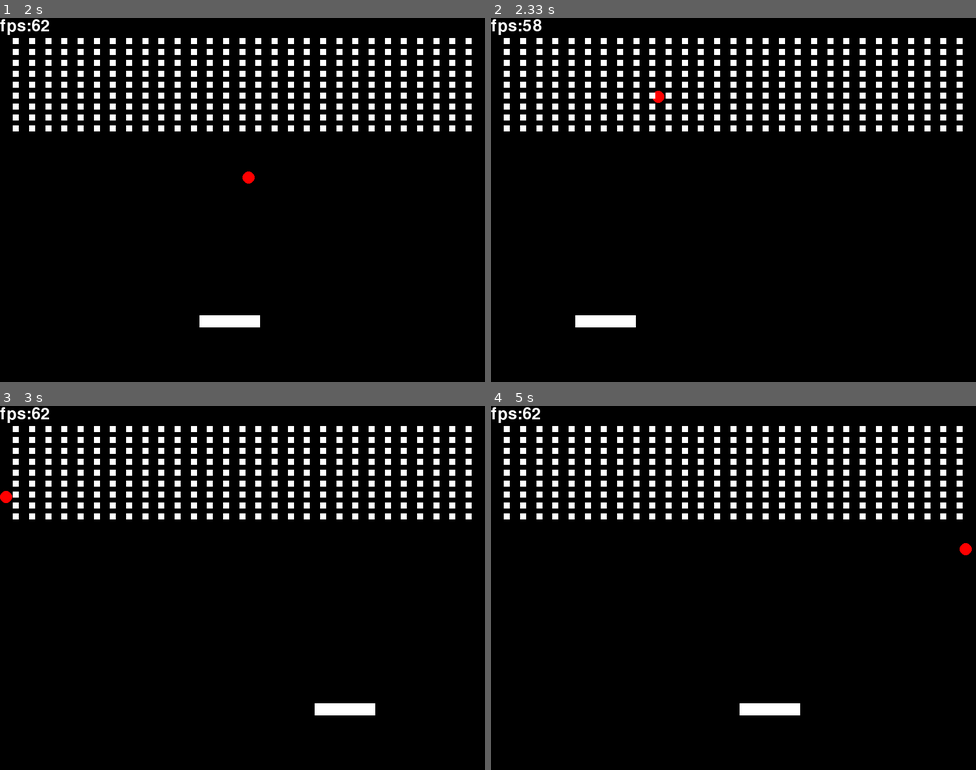
Above: before the commit, frames 1-4 (two rows, left to right).
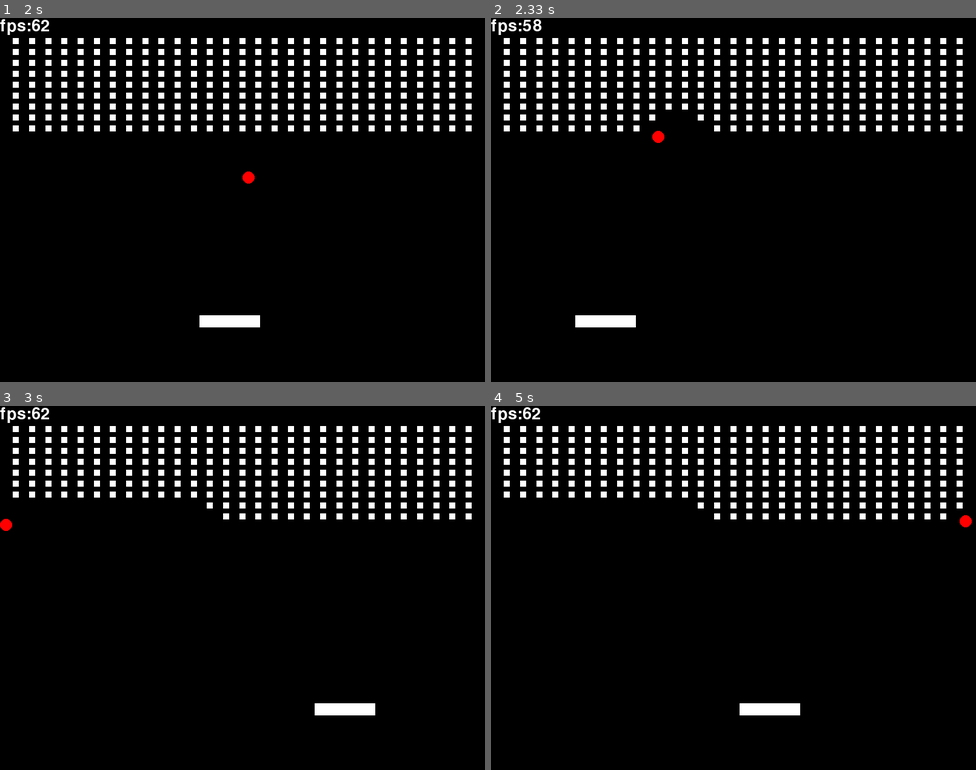
Above: after the commit, the same moments.

Repository: ZhangJC2025/pygame_breakout
Game: pygame game, started from my_pygame.py
Two runs of this game, one before a commit and one after it. Both use one fixed random seed, a clock stepped at 60 frames per second and the inputs below.
Inputs:
- Up to frame 1 (2 s): hold D 0.33-0.8 s; hold D 0.83-1.3 s; hold A 1.33-1.87 s; hold A from 1.9 s (still down)
- Up to frame 2 (2.33 s): release A at 2.3 s
- Up to frame 3 (3 s): hold D 2.33-2.97 s
- Up to frame 4 (5 s): hold A 3-3.47 s; hold D 3.5-3.97 s; hold D 4-4.47 s; hold A from 4.5 s (still down)

Frame 1 is identical in both runs. In frame 2, 0.2% of the frame differs, in the area x 32-44%, y 20-35%; in frame 3, 0.6%; in frame 4, 0.7%, in the area x 2-100%, y 26-41%.

Commit message:
ball and block's interaction

Diff:
--- a/my_pygame.py
+++ b/my_pygame.py
@@ -81,6 +81,20 @@
 
         self.hit_box.x = self.x - self.radius
         self.hit_box.y = self.y - self.radius
+
+    def rebound(self, other):
+        """
+        TODO : better way to decide the direction
+
+        if (
+            self.y < other.y - other.height // 2
+            or self.y > other.y + other.height // 2
+            ):
+                self.speed_y = -self.speed_y
+        else:
+            self.speed_x = -self.speed_x
+        """
+        self.speed_y = -self.speed_y
 
 
 class Block(Paddle):
@@ -111,6 +125,10 @@
     def draw(self, surface):
         for block in self.block_array:
             block.draw(surface)
+
+    def destory(self, ball):
+        if ball in self.block_array:
+            self.block_array.remove(ball)
 
 
 def input_handler(eneity, dt):
@@ -167,16 +185,11 @@
 
         # collider
         if ball.hit_box.colliderect(paddle.hit_box):
-            """
-            if (
-                ball.y < paddle.y - paddle.height // 2
-                or ball.y > paddle.y + paddle.height // 2
-            ):
-                ball.speed_y = -ball.speed_y
-            else:
-                ball.speed_x = -ball.speed_x
-            """
-            ball.speed_y = -ball.speed_y
+            ball.rebound(paddle)
+        for block in block_generator.block_array:
+            if ball.hit_box.colliderect(block.hit_box):
+                block_generator.destory(block)
+                ball.rebound(block)
 
         paddle.draw(screen)
         ball.draw(screen)
Not shown, changed: start.sh
